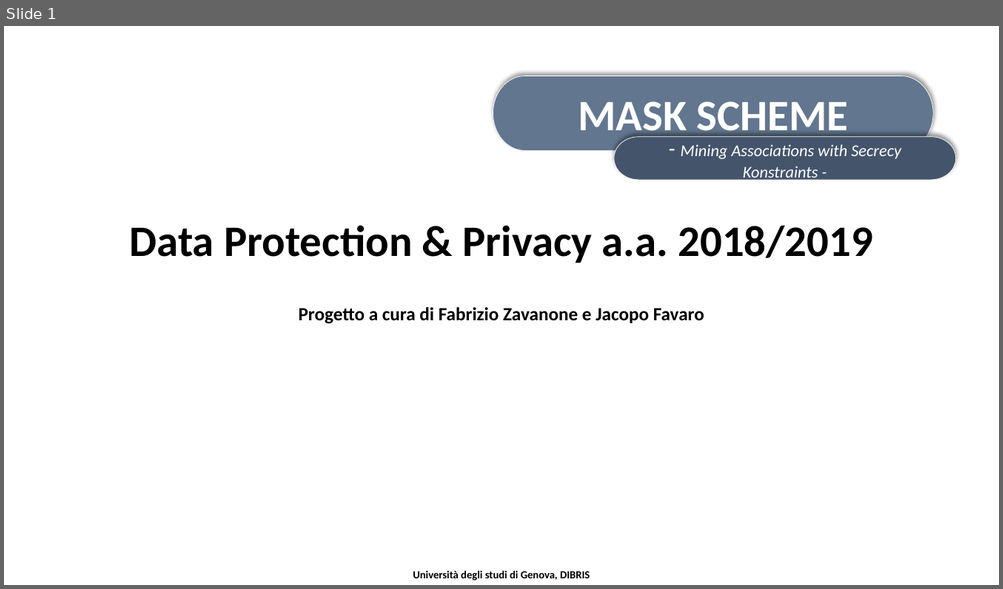
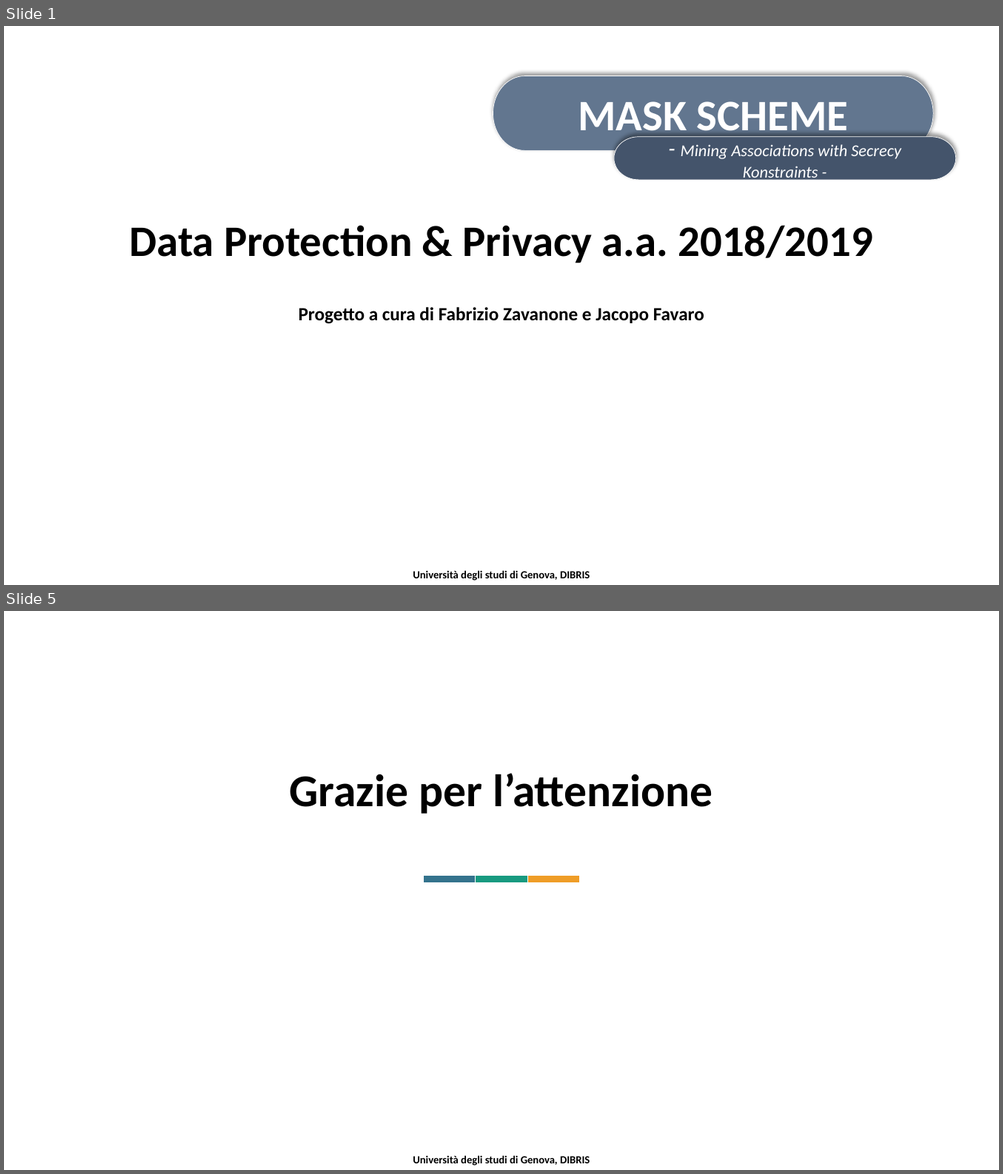
Before and after one commit to jf994/DataProtectionProject, a slide deck: docs/Presentazione.pptx. Shown one above the other, each under a label of ours: slide 1 before the commit, slides 1 and 5 after it; the slides between them are not shown. The pictures are 1003x589 and 1003x1174 pixels, drawn with LibreOffice and Linux fonts; fonts in the diff are those of the drawing; background and template pictures are left out. Boxes give left, top, right and bottom in pixels: in the first picture for what was removed or moved away, otherwise in the second. Text is boxed around its words. In the diff, an @@ line names an element or a change of style, - is before the commit and + after.

```diff
--- a/docs/Presentazione.pptx
+++ b/docs/Presentazione.pptx
@@ slide 5 added at box(4, 611, 999, 1170), background picture (left out) @@
@@ text added at box(290, 773, 712, 814), 44 pt, text #000000, bold @@
+Grazie per l’attenzione
@@ rectangle added at box(424, 876, 475, 883), fill #34738D, outline #FFFFFF 0.5 pt @@
@@ rectangle added at box(475, 876, 528, 883), fill #189A80, outline #FFFFFF 0.5 pt @@
@@ rectangle added at box(528, 876, 580, 883), fill #EF9D27, outline #FFFFFF 0.5 pt @@
@@ text added at box(412, 1156, 589, 1166), 10.5 pt, text #000000, bold @@
+Università degli studi di Genova, DIBRIS
```
Also in this commit, not shown: 2 slides changed, 1 slide removed, 1 other file.
